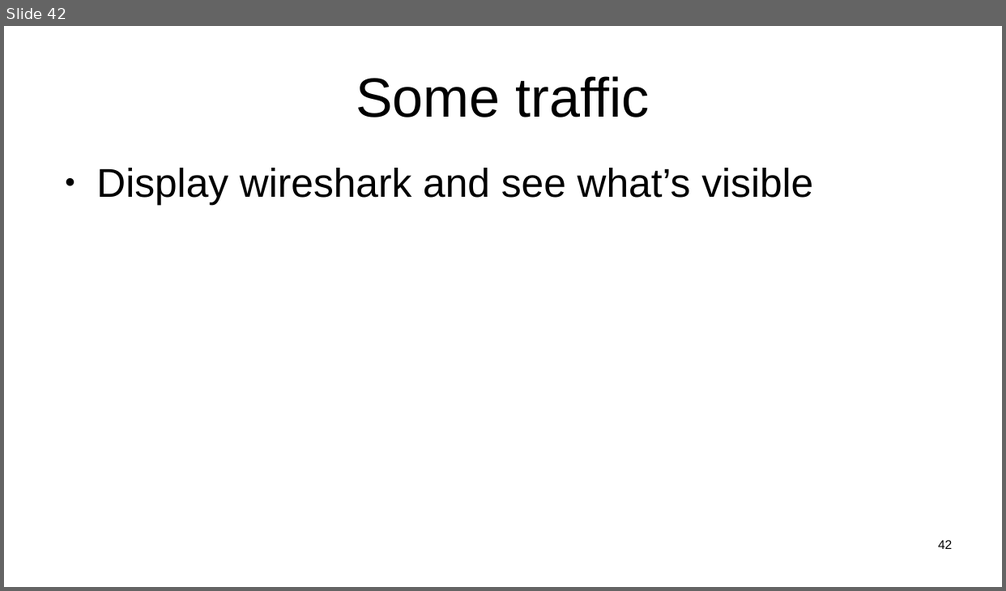
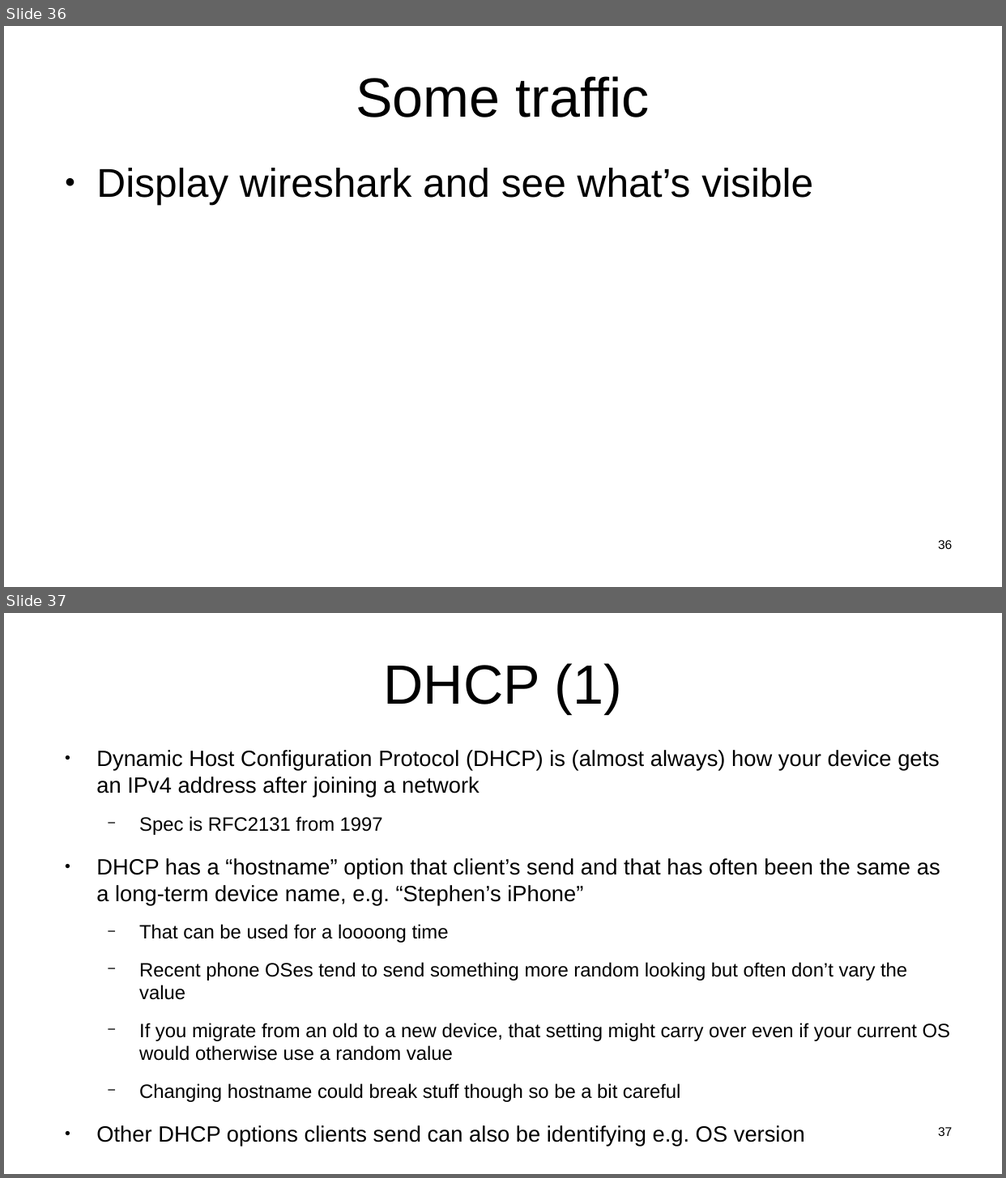
Before and after one commit to sftcd/witidtm, a slide deck: lectures/2022-2023/labs.odp. Shown one above the other, each under a label of ours: slide 42 before the commit, slides 36 and 37 after it. The pictures are 1006x591 and 1006x1178 pixels, drawn with LibreOffice and Linux fonts; fonts in the diff are those of the drawing. Boxes give left, top, right and bottom in pixels: in the first picture for what was removed or moved away, otherwise in the second. Text is boxed around its words. In the diff, an @@ line names an element or a change of style, - is before the commit and + after.

```diff
--- a/lectures/2022-2023/labs.odp
+++ b/lectures/2022-2023/labs.odp
@@ slide 37 added at (x1=4, y1=613, x2=1002, y2=1174), background #FFFFFF @@
@@ title added at (x1=383, y1=663, x2=622, y2=714), 44 pt, text #000000 @@
+DHCP (1)
@@ text added at (x1=96, y1=750, x2=950, y2=1146), 15.4 pt, text #000000 @@
+● Dynamic Host Configuration Protocol (DHCP) is (almost always) how your device gets an IPv4 address after joining a network
+  − Spec is RFC2131 from 1997
+● DHCP has a “hostname” option that client’s send and that has often been the same as a long-term device name, e.g. “Stephen’s iPhone”
+  − That can be used for a loooong time
+  − Recent phone OSes tend to send something more random looking but often don’t vary the value
+  − If you migrate from an old to a new device, that setting might carry over even if your current OS would otherwise use a random value
+  − Changing hostname could break stuff though so be a bit careful
+● Other DHCP options clients send can also be identifying e.g. OS version
@@ page number added at (x1=938, y1=1127, x2=952, y2=1136), 10 pt, text #000000 @@
+37
@@ what was slide 42 is now slide 36 @@
@@ page number at (x1=938, y1=540, x2=952, y2=549): text changed @@
-42
+36
```
Also in this commit, not shown: 1 slide changed, 2 other slides added, 1 slide removed, 3 other files.
